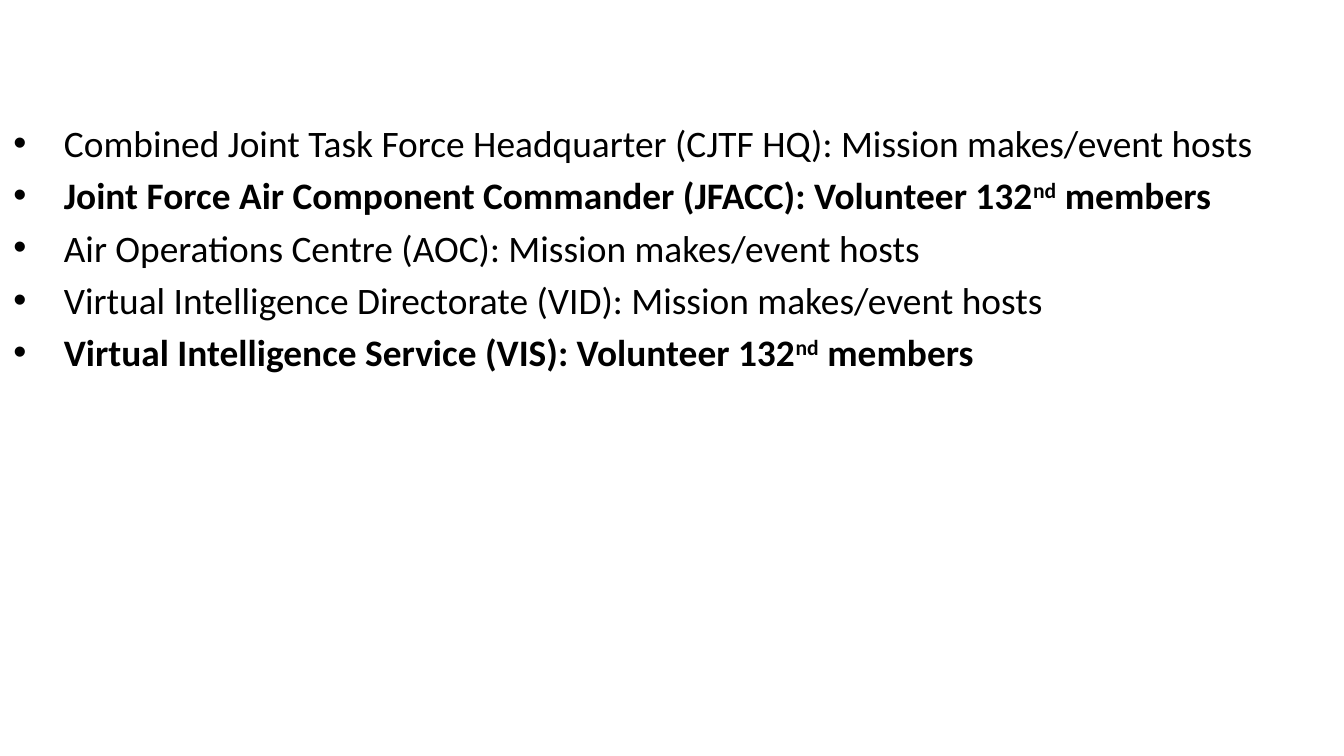
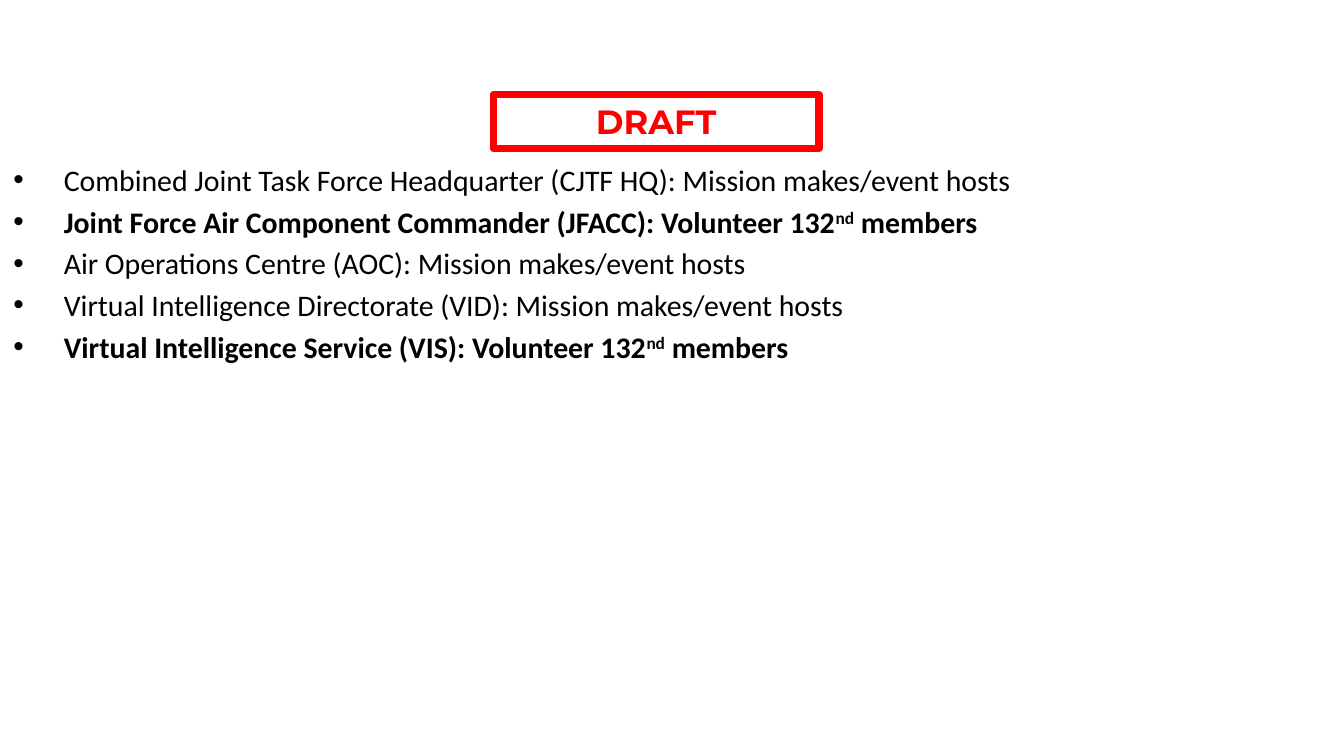
Before and after one commit to 132nd-vWing/OPAR-Brief, a slide deck: slide 14 of UNDER DEVELOPMENT/132nd OP ACTIVE RESOLVE Introduction Brief.pptx (slide 16 before the commit). Drawn at 1344x756 pixels with LibreOffice and Linux fonts; fonts in the diff are those of the drawing; background and template pictures are left out. Boxes give left, top, right and bottom in pixels: in the first picture for what was removed or moved away, otherwise in the second. Text is boxed around its words. In the diff, an @@ line names an element or a change of style, - is before the commit and + after.

Commit message:
chg: Updated intro brief, CJTF OPORDER, target list

```diff
--- a/UNDER DEVELOPMENT/132nd OP ACTIVE RESOLVE Introduction Brief.pptx
+++ b/UNDER DEVELOPMENT/132nd OP ACTIVE RESOLVE Introduction Brief.pptx
@@ rectangle added at (493,94,818,148), outline #FF0000 4 pt, 18 pt, text #FF0000, bold @@
+DRAFT
@@ text "Combined Joint Task Force Headquarter ...": place and size @@
-text "Combined Joint Task Force Headquarter ..." at (64,130,1253,373)
+text "Combined Joint Task Force Headquarter ..." at (64,169,1010,363)
@@ text "Combined Joint Task Force Headquarter ..." at (64,169,1010,363): size 20 to 16 pt @@
```
Also in this commit, not shown: 17 other slides changed, 1 slide added, 3 slides removed, 4 other files.
